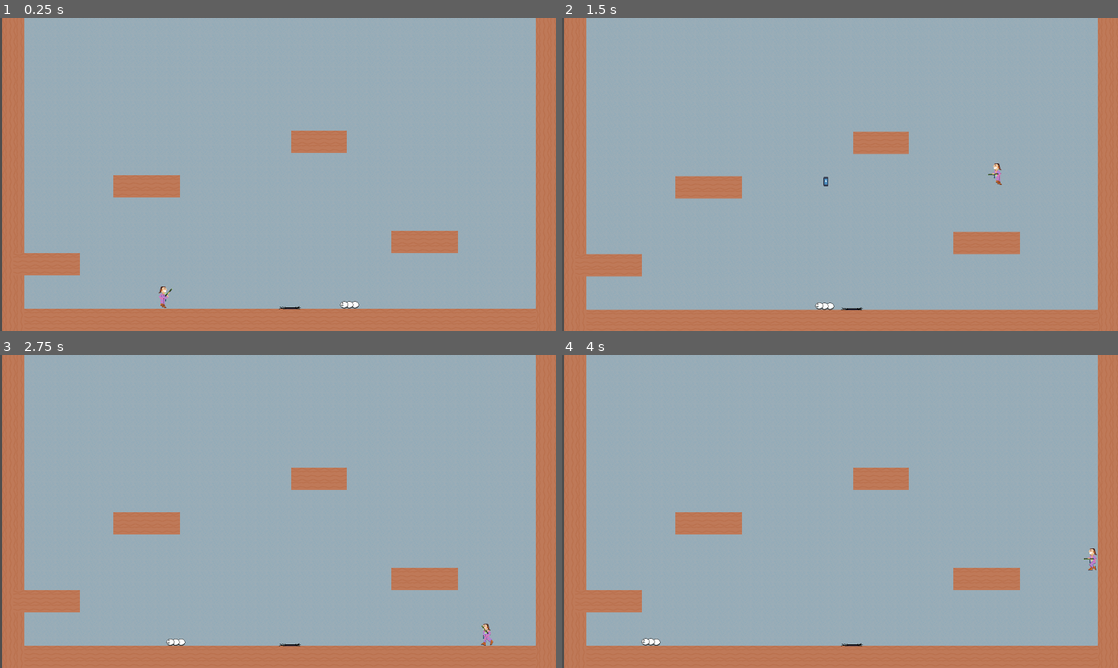
Above: before the commit, frames 1-4 (two rows, left to right).
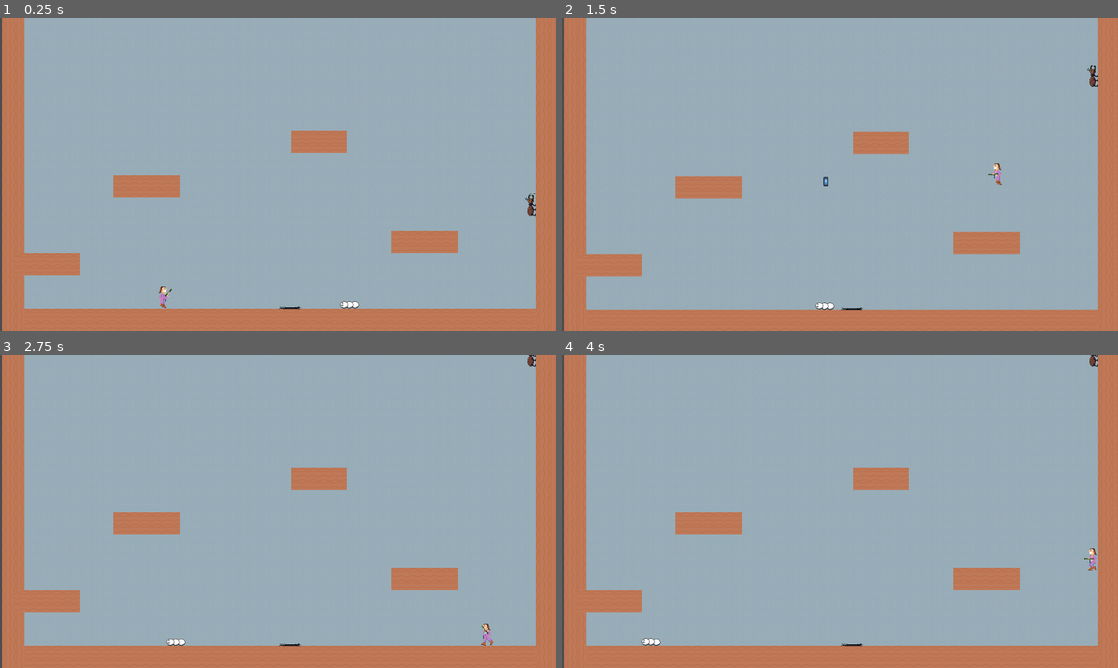
Above: after the commit, the same moments.

Repository: deruitda/ludum-dare-56
Game: Godot game, scene res://scenes/levels/termite_extermination_andrew.tscn
Same seed, same stepped clock (60 frames per second), same inputs: the game is played once before the commit and once after it. The engine's default icon, where the game draws it, is replaced by a stand-in: a white triangle on a blue panel in a dark square.
Inputs (mouse positions are in pixels of both pictures, inside the frame that each line leads up to):
- Up to frame 1 (0.25 s): no input
- Up to frame 2 (1.5 s): move the mouse to (962, 158) at 0.52 s; hold D (move_right) from 0.53 s (still down); click (962, 158) at 0.6 s; tap Space (jump) at 0.77 s; move the mouse to (728, 190) at 1.27 s; click (728, 190) at 1.35 s
- Up to frame 3 (2.75 s): tap Space (jump) at 1.52 s; move the mouse to (333, 442) at 2.02 s; release D (move_right) at 2.03 s; hold A (move_left) from 2.03 s (still down); click (333, 442) at 2.1 s
- Up to frame 4 (4 s): move the mouse to (812, 574) at 2.77 s; release A (move_left) at 2.78 s; hold D (move_right) from 2.78 s (still down); click (812, 574) at 2.85 s; tap Space (jump) at 3.02, 3.77 s; move the mouse to (1006, 558) at 3.52 s; click (1006, 558) at 3.6 s

The runs differ from the first frame. In frame 1, less than 0.1% of the frame differs, in the area x 94-97%, y 56-64%; in frame 2, less than 0.1%; in frame 3, less than 0.1%; in frame 4, less than 0.1%.

Commit message:
tuning soldier

Diff:
--- a/scenes/enemies/termite_soldier.gd
+++ b/scenes/enemies/termite_soldier.gd
@@ -7,16 +7,20 @@
 @onready var toggle_direction_timer: Timer = $EnemyWalkDirection/ToggleDirectionTimer
 
 func _ready() -> void:
-	enemy_walk_direction.set_current_direction(Vector2.UP)
+	if rotation == 90:
+		enemy_walk_direction.set_current_direction(Vector2.DOWN)
+	else:
+		enemy_walk_direction.set_current_direction(Vector2.UP)
+
 
 func _process(delta: float) -> void:
 	if enemy_walk_direction.current_direction == Vector2.ZERO:
 		set_current_direction()
 
 	elif enemy_walk_direction.current_direction == Vector2.UP:
+		animated_sprite_2d.flip_h = false
+	elif enemy_walk_direction.current_direction == Vector2.DOWN:
 		animated_sprite_2d.flip_h = true
-	elif enemy_walk_direction.current_direction == Vector2.DOWN:
-		animated_sprite_2d.flip_h = false
 
 # Called every frame. 'delta' is the elapsed time since the previous frame.
 func _physics_process(delta: float) -> void:
--- a/scenes/levels/termite_extermination_andrew.tscn
+++ b/scenes/levels/termite_extermination_andrew.tscn
@@ -1,10 +1,11 @@
-[gd_scene load_steps=8 format=4 uid="uid://csqtrpv7g20vc"]
+[gd_scene load_steps=9 format=4 uid="uid://csqtrpv7g20vc"]
 
 [ext_resource type="PackedScene" uid="uid://ck6yxuie4bs3n" path="res://scenes/core/follow_cam.tscn" id="1_o2pw8"]
 [ext_resource type="PackedScene" uid="uid://cofh4isrtksv4" path="res://scenes/player/player.tscn" id="2_lvxv5"]
 [ext_resource type="Texture2D" uid="uid://cyfxjev184uv2" path="res://assets/sprites/tiles/tile-sprite-sheet.png" id="3_cxror"]
 [ext_resource type="PackedScene" uid="uid://c3g5a3xfhtd4p" path="res://scenes/enemies/termite_larvae_spawner.tscn" id="4_86hrt"]
 [ext_resource type="PackedScene" uid="uid://nuahsfm77qjp" path="res://scenes/enemies/termite_larvae.tscn" id="5_2jaao"]
+[ext_resource type="PackedScene" uid="uid://peddybhwcvq6" path="res://scenes/enemies/termite_soldier.tscn" id="6_0qe46"]
 
 [sub_resource type="TileSetAtlasSource" id="TileSetAtlasSource_08vl4"]
 texture = ExtResource("3_cxror")
@@ -56,3 +57,7 @@
 
 [node name="TermiteLarvae" parent="." instance=ExtResource("5_2jaao")]
 position = Vector2(1023, -81)
+
+[node name="TermiteSoldier" parent="." instance=ExtResource("6_0qe46")]
+position = Vector2(1511, -325)
+rotation = -1.5708
